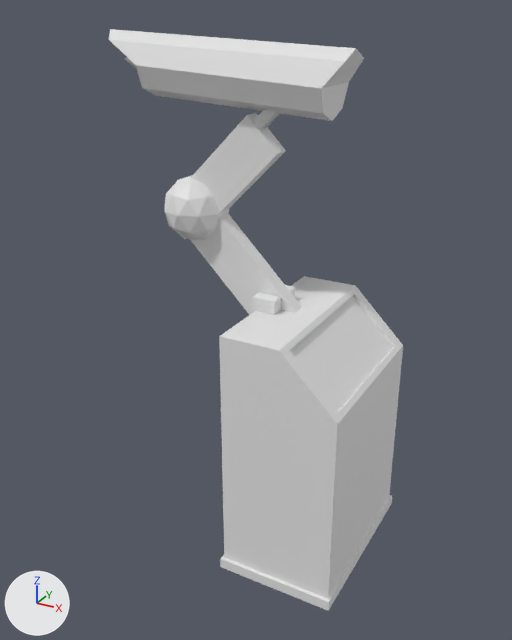
The FBX model Content/blend/Sunken city/Objects and machines/Mining laser rigged.fbx as it was, and as the next commit left it.
Both versions are drawn from a camera (50 mm lens) standing at (4.25, -9.9, 9.11) and looking at (-1.2, 0.01, 4.15). Every picture has the same lights, and +X, +Y and +Z are marked at lower left. The first picture is the older version. Where no turn or scale is listed for an object, it has been applied to the vertices. Vertices at exactly the same position are counted once.
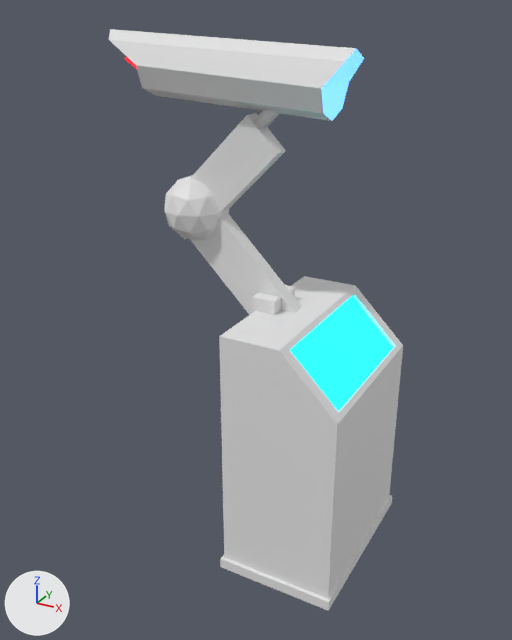
Where the newer file only moved an object's origin or applied its transform, the numbers keep the older frame.

Pixel boxes (x1, y1, x2, y2) of what changed, in the pictures (512 x 640 px):
part 1 of me_plane, recoloured (white to cyan)
    both: (321, 49, 364, 121)
part 2 of me_cube_001, recoloured (white to cyan)
    both: (290, 296, 393, 411)

The edits, one by one:
Material 'Material.001' (mat_material_001) is new.
Its base color is (0.0, 0.695, 0.8) (cyan #00d9e7).
Its emission color is (0.0053, 0.962, 1.0) (cyan #10fbff).
Its emission strength is 2.4.
Material 'Casing' (mat_casing) is new.
Its base color is (0.8, 0.8, 0.8) (white #e7e7e7).
Material 'Periscope' (mat_periscope) is new.
Its base color is (0.229, 0.798, 0.8) (cyan #84e7e7).
Its emission color is (0.0221, 0.0657, 0.334) (blue #29489c).
Its emission strength is 7.9.
me_plane has 18 vertices, 16 faces and spans x -2.46..1.87, y -0.5..0.5, z -0.6..0.6.
me_plane is used by ob_plane; location (-1.48, 0.0, 8.2).
me_plane part 1: all 4 faces centred in x 1.57..1.72, y -0.21..0.21, z -0.31..0.12 switch from no material to mat_periscope (cyan #84e7e7, glowing blue #29489c).
me_plane gains material mat_casing (white #e7e7e7).
me_cube_001 has 30 vertices, 27 faces and spans x -1.04..1.04, y -1.59..1.59, z 0.0..4.51.
me_cube_001 is used by ob_cube; location (0.0, 0.0, 0.0).
me_cube_001 part 2: the 1 face centred in x 0.47, y 0.0, z 3.98 switches from mat_material (white #e7e7e7) to mat_material_001 (cyan #00d9e7, glowing cyan #10fbff).
me_cube_001 gains material mat_material_001 (cyan #00d9e7, glowing cyan #10fbff).
